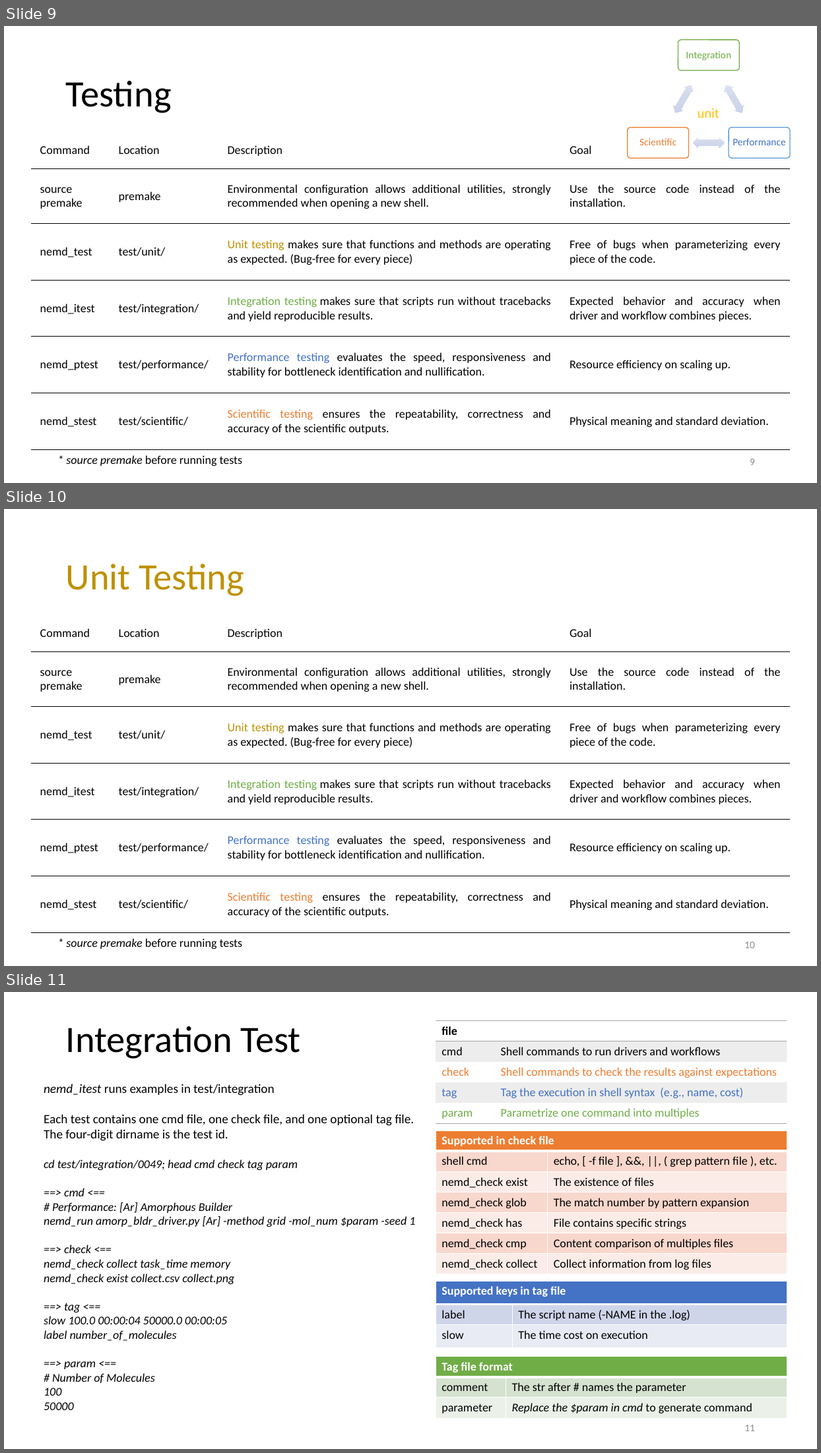
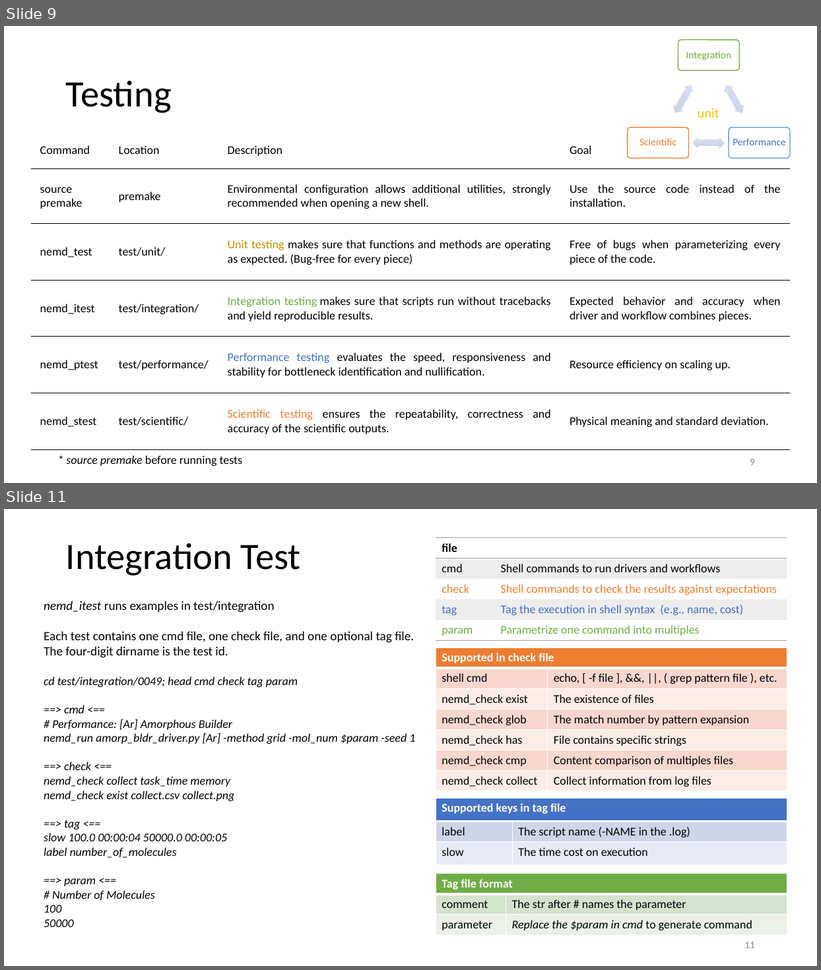
Before and after one commit to zhteg4pvt/nemd, a slide deck: docs/power_point/nemd.pptx. Shown one above the other, each under a label of ours: slides 9, 10 and 11 before the commit, slides 9 and 11 after it; the slides between them are not shown. The pictures are 821x1453 and 821x970 pixels, drawn with LibreOffice and Linux fonts; fonts in the diff are those of the drawing. Boxes give left, top, right and bottom in pixels: in the first picture for what was removed or moved away, otherwise in the second. Text is boxed around its words. In the diff, an @@ line names an element or a change of style, - is before the commit and + after.

```diff
--- a/docs/power_point/nemd.pptx
+++ b/docs/power_point/nemd.pptx
@@ slide 10 removed at <box>4,509,817,966</box>, background #FFFFFF @@
@@ title removed at <box>66,564,244,596</box> @@
-Unit Testing
@@ table removed at <box>31,615,790,933</box>, 6 rows, 4 columns @@
-Command | Location | Description | Goal
-source premake | premake | Environmental configuration allows additional utilities, strongly recommended when opening a new shell. | Use the source code instead of the installation.
-nemd_test | test/unit/ | Unit testing makes sure that functions and methods are operating as expected. (Bug-free for every piece) | Free of bugs when parameterizing every piece of the code.
-nemd_itest | test/integration/ | Integration testing makes sure that scripts run without tracebacks and yield reproducible results. | Expected behavior and accuracy when driver and workflow combines pieces.
-nemd_ptest | test/performance/ | Performance testing evaluates the speed, responsiveness and stability for bottleneck identification and nullification. | Resource efficiency on scaling up.
-nemd_stest | test/scientific/ | Scientific testing ensures the repeatability, correctness and accuracy of the scientific outputs. | Physical meaning and standard deviation.
@@ text removed at <box>66,939,243,949</box> @@
-* source premake before running tests
@@ page number removed at <box>745,942,755,949</box> @@
-10
```
Also in this commit, not shown: 1 slide added, 10 other files.
